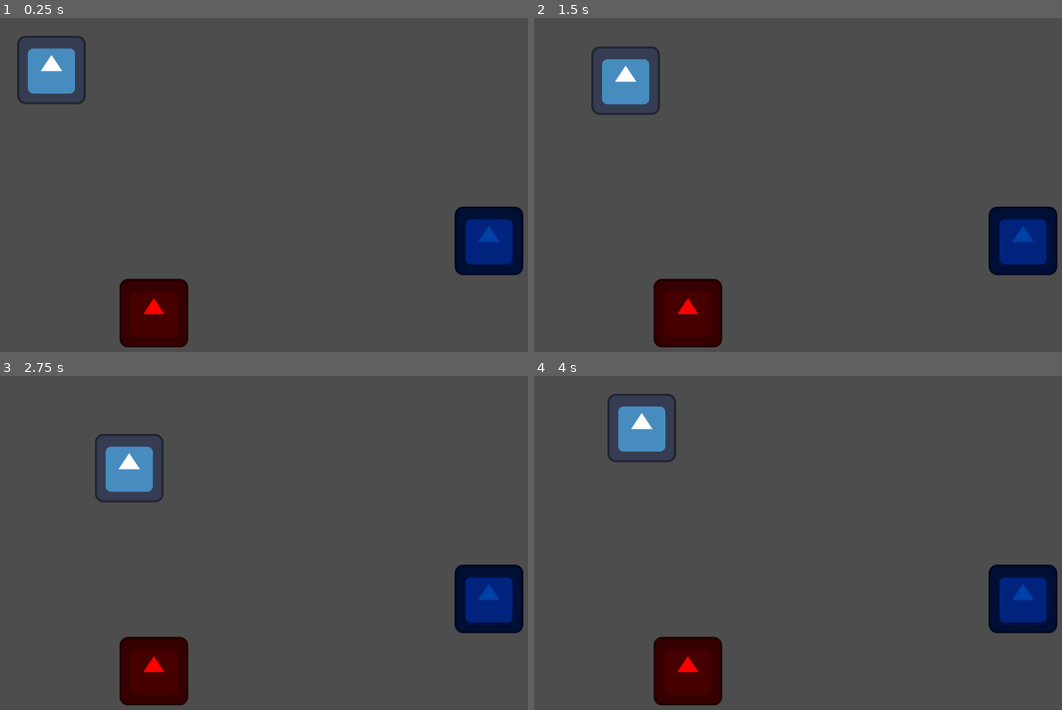
Above: before the commit, frames 1-4 (two rows, left to right).
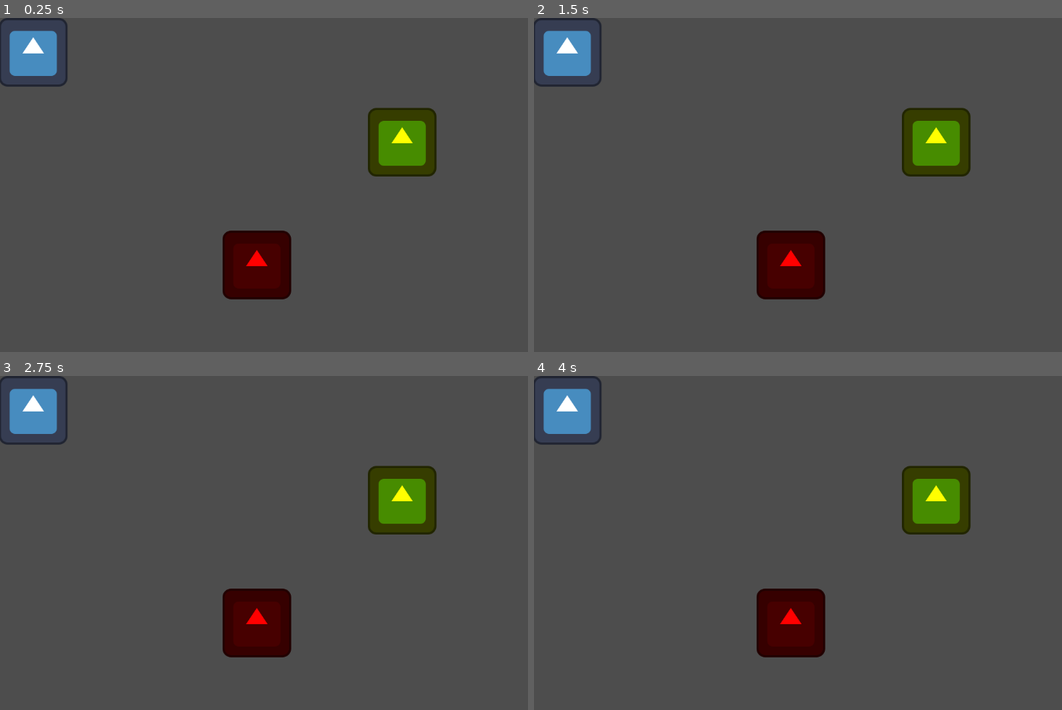
Above: after the commit, the same moments.

Repository: giulibaez/Escuadron-Anti-Sustos_grupo-7
Game: Godot game, scene res://Niveles/nivel_0.tscn
The game is run twice, just before and just after one commit, with the same random seed, the same clock (stepped at 60 frames per second) and the same inputs. The engine's default icon, where the game draws it, is replaced by a stand-in: a white triangle on a blue panel in a dark square.
Inputs:
- Up to frame 1 (0.25 s): no input
- Up to frame 2 (1.5 s): tap Enter at 0.5 s; hold D (move_right) 0.53-1.28 s; hold 1 (Deteccion) 0.53-1.28 s; hold S (move_down) from 1.28 s (still down); tap 3 (Contencion) at 1.35 s
- Up to frame 3 (2.75 s): tap 1 (Deteccion) at 1.55 s; release S (move_down) at 2.03 s; hold D (move_right) from 2.03 s (still down); hold 1 (Deteccion) from 2.03 s (still down)
- Up to frame 4 (4 s): release D (move_right) at 2.78 s; release 1 (Deteccion) at 2.78 s; hold W (move_up) 2.78-3.53 s; tap 2 (Interacción) at 2.85 s; tap 1 (Deteccion) at 3.05 s; hold A (move_left) from 3.53 s (still down); hold 1 (Deteccion) from 3.53 s (still down)

The runs differ from the first frame. In frame 1, 13% of the frame differs, in the area x 0-100%, y 0-99%; in frame 2, 14%; in frame 3, 14%; in frame 4, 14%.

Commit message:
Radar
Representacion grafica del detector

Diff:
--- a/escuadrón-anti-sustos/Fantasmas/fantasma.gd
+++ b/escuadrón-anti-sustos/Fantasmas/fantasma.gd
@@ -1 +1 @@
-extends Area2D
+extends RigidBody2D
--- a/escuadrón-anti-sustos/Fantasmas/fantasma.tscn
+++ b/escuadrón-anti-sustos/Fantasmas/fantasma.tscn
@@ -1,21 +1,12 @@
-[gd_scene load_steps=4 format=3 uid="uid://de24k4nmuxlbq"]
+[gd_scene load_steps=3 format=3 uid="uid://cao8uhst47vib"]
 
-[ext_resource type="Script" uid="uid://de7jglufijr8w" path="res://Fantasmas/fantasma.gd" id="1_pbr1r"]
+[ext_resource type="Script" uid="uid://ukpgjmqsfw1h" path="res://Fantasmas/fantasma.gd" id="1_pbr1r"]
 [ext_resource type="Texture2D" uid="uid://ugxneb6f47ub" path="res://icon.svg" id="2_0v8w2"]
 
-[sub_resource type="RectangleShape2D" id="RectangleShape2D_0v8w2"]
-size = Vector2(129, 130)
-
-[node name="Fantasma" type="Area2D"]
+[node name="Fantasma" type="RigidBody2D"]
+gravity_scale = 0.0
 script = ExtResource("1_pbr1r")
-
-[node name="CollisionShape2D2" type="CollisionShape2D" parent="."]
-light_mask = 2
-position = Vector2(97, 97)
-scale = Vector2(1.5, 1.5)
-shape = SubResource("RectangleShape2D_0v8w2")
 
 [node name="Sprite2D" type="Sprite2D" parent="."]
 self_modulate = Color(1, 0, 0, 1)
-position = Vector2(97, 97)
 texture = ExtResource("2_0v8w2")
--- a/escuadrón-anti-sustos/Jugador/detector.gd
+++ b/escuadrón-anti-sustos/Jugador/Detector/detector.gd
@@ -1,4 +1,6 @@
-extends Node2D
+extends Area2D
+
+var radar = preload("res://radar.gd")
 
 signal objeto
 signal deteccion
@@ -31,7 +33,13 @@
 	position = position.clamp(Vector2.ZERO, screen_size)
 
 func detectar():
+	add_child(radar)
 	deteccion.emit()
+	$Timer.start()
+	$Timer.timeout.connect(on_timer_timeout)
+
+func on_timer_timeout():
+	remove_child(radar)
 
 func interactuar():
 	pass
--- /dev/null
+++ b/escuadrón-anti-sustos/Jugador/Detector/detector.tscn
@@ -0,0 +1,23 @@
+[gd_scene load_steps=4 format=3 uid="uid://c1pu7kjpn78vq"]
+
+[ext_resource type="Script" uid="uid://beh3nc0chpgdo" path="res://Jugador/Detector/detector.gd" id="1_16k11"]
+[ext_resource type="Texture2D" uid="uid://ugxneb6f47ub" path="res://icon.svg" id="2_omvyu"]
+
+[sub_resource type="RectangleShape2D" id="RectangleShape2D_8o684"]
+size = Vector2(85.3333, 85.3333)
+
+[node name="Detector" type="Node2D"]
+script = ExtResource("1_16k11")
+
+[node name="CollisionShape2D" type="CollisionShape2D" parent="."]
+position = Vector2(64, 64)
+scale = Vector2(1.5, 1.5)
+shape = SubResource("RectangleShape2D_8o684")
+
+[node name="Sprite2D" type="Sprite2D" parent="."]
+position = Vector2(64, 64)
+texture = ExtResource("2_omvyu")
+
+[node name="Timer" type="Timer" parent="."]
+wait_time = 2.0
+one_shot = true
--- /dev/null
+++ b/escuadrón-anti-sustos/Jugador/Detector/radar.tscn
@@ -0,0 +1,6 @@
+[gd_scene load_steps=2 format=3 uid="uid://ds5celwg0aoil"]
+
+[ext_resource type="Script" uid="uid://66qxi4815ed0" path="res://radar.gd" id="1_x5buk"]
+
+[node name="Radar" type="Area2D"]
+script = ExtResource("1_x5buk")
--- a/escuadrón-anti-sustos/Jugador/detector.tscn
+++ /dev/null
@@ -1,19 +0,0 @@
-[gd_scene load_steps=4 format=3 uid="uid://c1pu7kjpn78vq"]
-
-[ext_resource type="Script" uid="uid://beh3nc0chpgdo" path="res://Jugador/detector.gd" id="1_16k11"]
-[ext_resource type="Texture2D" uid="uid://ugxneb6f47ub" path="res://icon.svg" id="2_omvyu"]
-
-[sub_resource type="RectangleShape2D" id="RectangleShape2D_8o684"]
-size = Vector2(128, 129.333)
-
-[node name="Detector" type="Area2D"]
-script = ExtResource("1_16k11")
-
-[node name="CollisionShape2D" type="CollisionShape2D" parent="."]
-position = Vector2(96, 97)
-scale = Vector2(1.5, 1.5)
-shape = SubResource("RectangleShape2D_8o684")
-
-[node name="Sprite2D" type="Sprite2D" parent="."]
-position = Vector2(96, 97)
-texture = ExtResource("2_omvyu")
--- a/escuadrón-anti-sustos/Niveles/nivel_0.tscn
+++ b/escuadrón-anti-sustos/Niveles/nivel_0.tscn
@@ -1,19 +1,19 @@
 [gd_scene load_steps=5 format=3 uid="uid://brejqbmnhprut"]
 
-[ext_resource type="PackedScene" uid="uid://t44nx37pmv8m" path="res://Objetos/Objeto.tscn" id="1_aukub"]
+[ext_resource type="PackedScene" uid="uid://5weckjvaad2s" path="res://Objetos/objeto.tscn" id="1_aukub"]
 [ext_resource type="Script" uid="uid://4jr7d7f2y1cs" path="res://Niveles/nivel_0.gd" id="1_bl8qv"]
-[ext_resource type="PackedScene" uid="uid://c1pu7kjpn78vq" path="res://Jugador/detector.tscn" id="2_bl8qv"]
-[ext_resource type="PackedScene" uid="uid://de24k4nmuxlbq" path="res://Fantasmas/fantasma.tscn" id="4_5vhgk"]
+[ext_resource type="PackedScene" uid="uid://c1pu7kjpn78vq" path="res://Jugador/Detector/detector.tscn" id="2_bl8qv"]
+[ext_resource type="PackedScene" uid="uid://cao8uhst47vib" path="res://Fantasmas/fantasma.tscn" id="4_5vhgk"]
 
 [node name="Nivel 0" type="Node2D"]
 position = Vector2(0, -3)
 script = ExtResource("1_bl8qv")
 
+[node name="Detector" parent="." instance=ExtResource("2_bl8qv")]
+position = Vector2(-2, 3)
+
 [node name="Objeto" parent="." instance=ExtResource("1_aukub")]
-position = Vector2(816, 322)
-
-[node name="Detector" parent="." instance=ExtResource("2_bl8qv")]
-position = Vector2(0, 3)
+position = Vector2(750, 235)
 
 [node name="Fantasma" parent="." instance=ExtResource("4_5vhgk")]
-position = Vector2(190, 457)
+position = Vector2(479, 464)
--- a/escuadrón-anti-sustos/Objetos/Objeto.tscn
+++ b/escuadrón-anti-sustos/Objetos/Objeto.tscn
@@ -1,21 +1,12 @@
-[gd_scene load_steps=4 format=3 uid="uid://t44nx37pmv8m"]
+[gd_scene load_steps=3 format=3 uid="uid://5weckjvaad2s"]
 
-[ext_resource type="Script" uid="uid://ct6ht0uqk8ht0" path="res://Objetos/objeto.gd" id="1_bhg0h"]
-[ext_resource type="Texture2D" uid="uid://ugxneb6f47ub" path="res://icon.svg" id="1_gwsb8"]
+[ext_resource type="Script" uid="uid://2gb80rt7484o" path="res://Objetos/objeto.gd" id="1_se461"]
+[ext_resource type="Texture2D" uid="uid://ugxneb6f47ub" path="res://icon.svg" id="2_4fecp"]
 
-[sub_resource type="RectangleShape2D" id="RectangleShape2D_8wn4v"]
-size = Vector2(129, 130)
-
-[node name="Objeto" type="Area2D"]
-script = ExtResource("1_bhg0h")
-
-[node name="CollisionShape2D" type="CollisionShape2D" parent="."]
-light_mask = 2
-position = Vector2(96, 97)
-scale = Vector2(1.5, 1.5)
-shape = SubResource("RectangleShape2D_8wn4v")
+[node name="Objeto" type="RigidBody2D"]
+gravity_scale = 0.0
+script = ExtResource("1_se461")
 
 [node name="Sprite2D" type="Sprite2D" parent="."]
-modulate = Color(0, 0.254902, 0.658824, 1)
-position = Vector2(96, 97)
-texture = ExtResource("1_gwsb8")
+self_modulate = Color(1, 1, 0, 1)
+texture = ExtResource("2_4fecp")
--- a/escuadrón-anti-sustos/Objetos/objeto.gd
+++ b/escuadrón-anti-sustos/Objetos/objeto.gd
@@ -1 +1 @@
-extends Node2D
+extends RigidBody2D
--- /dev/null
+++ b/escuadrón-anti-sustos/radar.gd
@@ -0,0 +1 @@
+extends Area2D
Not shown, changed: escuadrón-anti-sustos/Fantasmas/fantasma.gd.uid
Renamed: escuadrón-anti-sustos/Jugador/detector.gd.uid -> escuadrón-anti-sustos/Jugador/Detector/detector.gd.uid
Not shown, changed: escuadrón-anti-sustos/Objetos/objeto.gd.uid
Not shown, added: escuadrón-anti-sustos/radar.gd.uid
Not shown, added: escuadrón-anti-sustos/Jugador/Detector/detector.tscn2099071832.tmp
